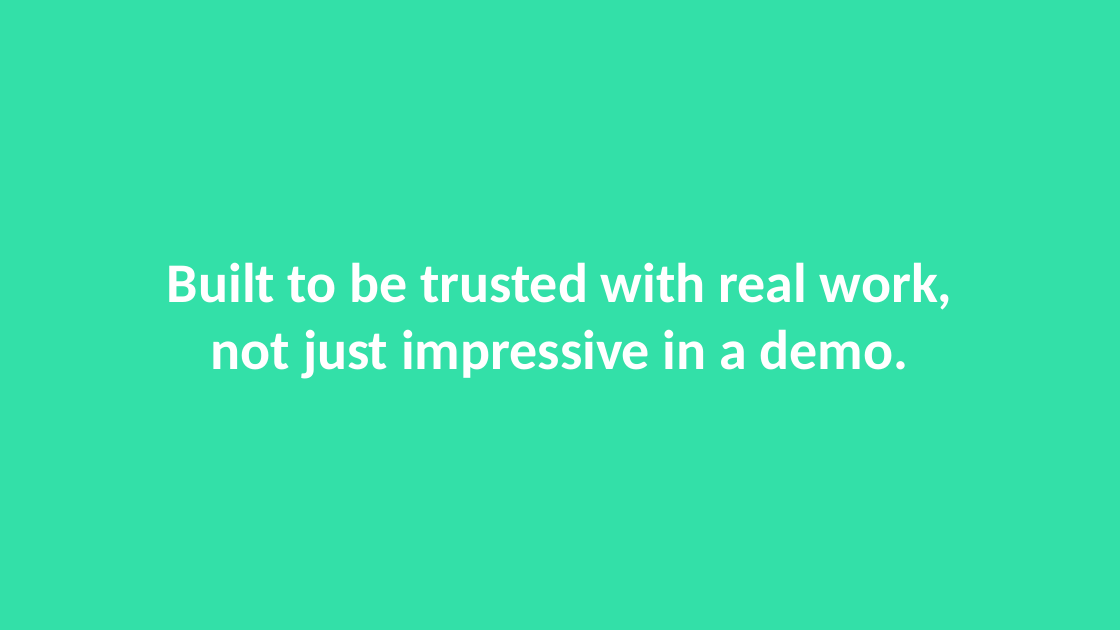
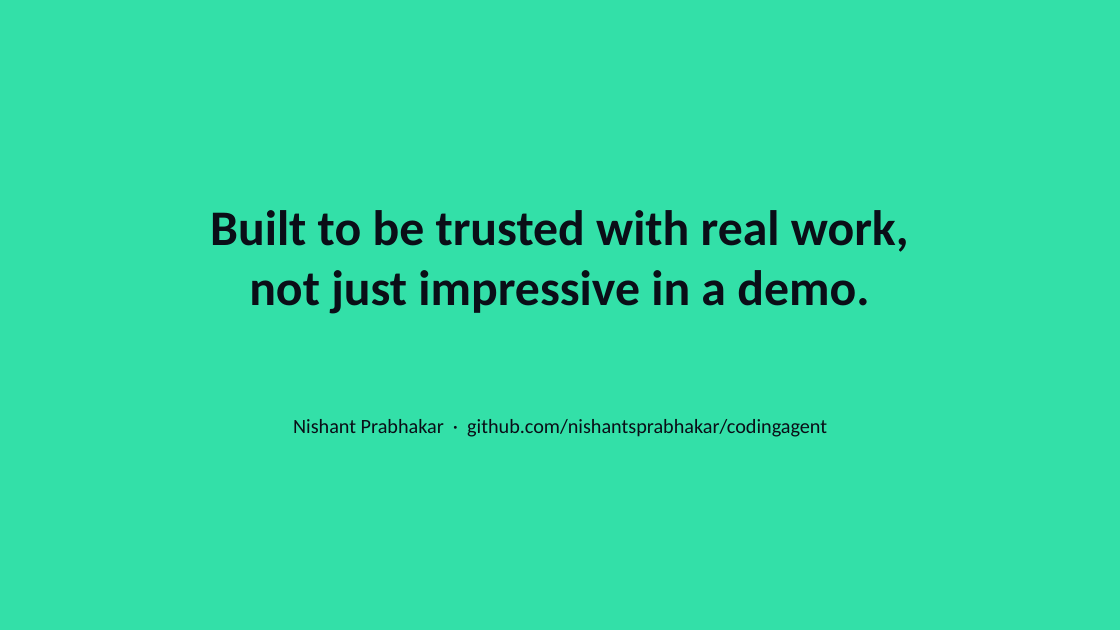
Before and after one commit to nishantsprabhakar/codingagent, a slide deck: slide 14 of docs/assets/Wrexlyn-Pitch-Deck.pptx (slide 17 before the commit). Drawn at 1120x630 pixels with LibreOffice and Linux fonts; fonts in the diff are those of the drawing. Boxes give left, top, right and bottom in pixels: in the first picture for what was removed or moved away, otherwise in the second. Text is boxed around its words. In the diff, an @@ line names an element or a change of style, - is before the commit and + after.

```diff
--- a/docs/assets/Wrexlyn-Pitch-Deck.pptx
+++ b/docs/assets/Wrexlyn-Pitch-Deck.pptx
@@ text "Built to be trusted with ...": place and size @@
-text "Built to be trusted with ..." at box(167, 262, 952, 379)
+text "Built to be trusted with ..." at box(210, 210, 909, 314)
@@ text "Built to be trusted with ..." at box(210, 210, 909, 314): size 36 to 32 pt, text colour #FFFFFF to #0A0E17; vertical alignment middle to top @@
@@ text added at box(293, 419, 827, 437), 13 pt, text #0A0E17 @@
+Nishant Prabhakar · github.com/nishantsprabhakar/codingagent
```
Also in this commit, not shown: 2 other slides changed, 11 slides added, 14 slides removed.
